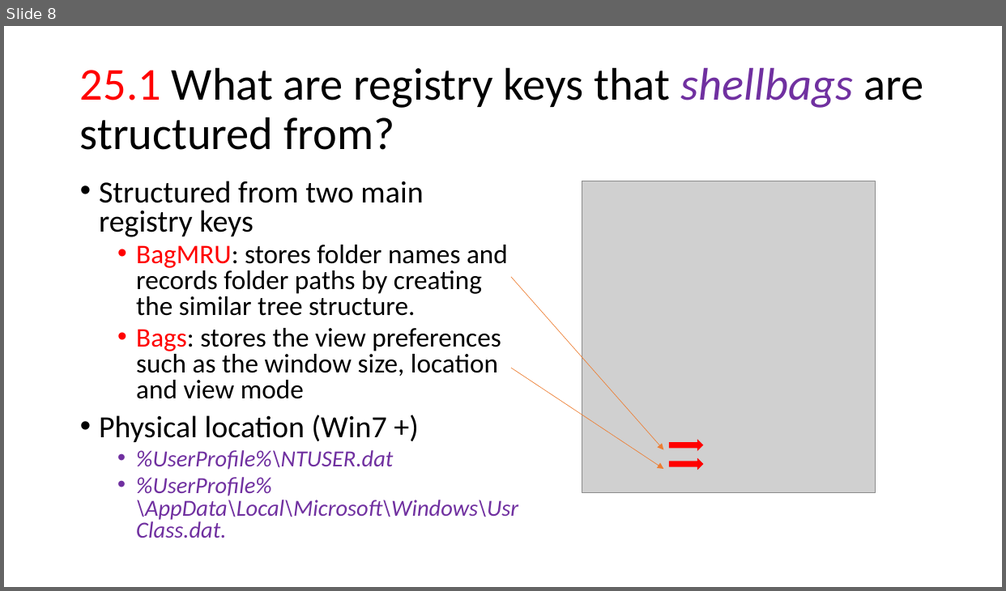
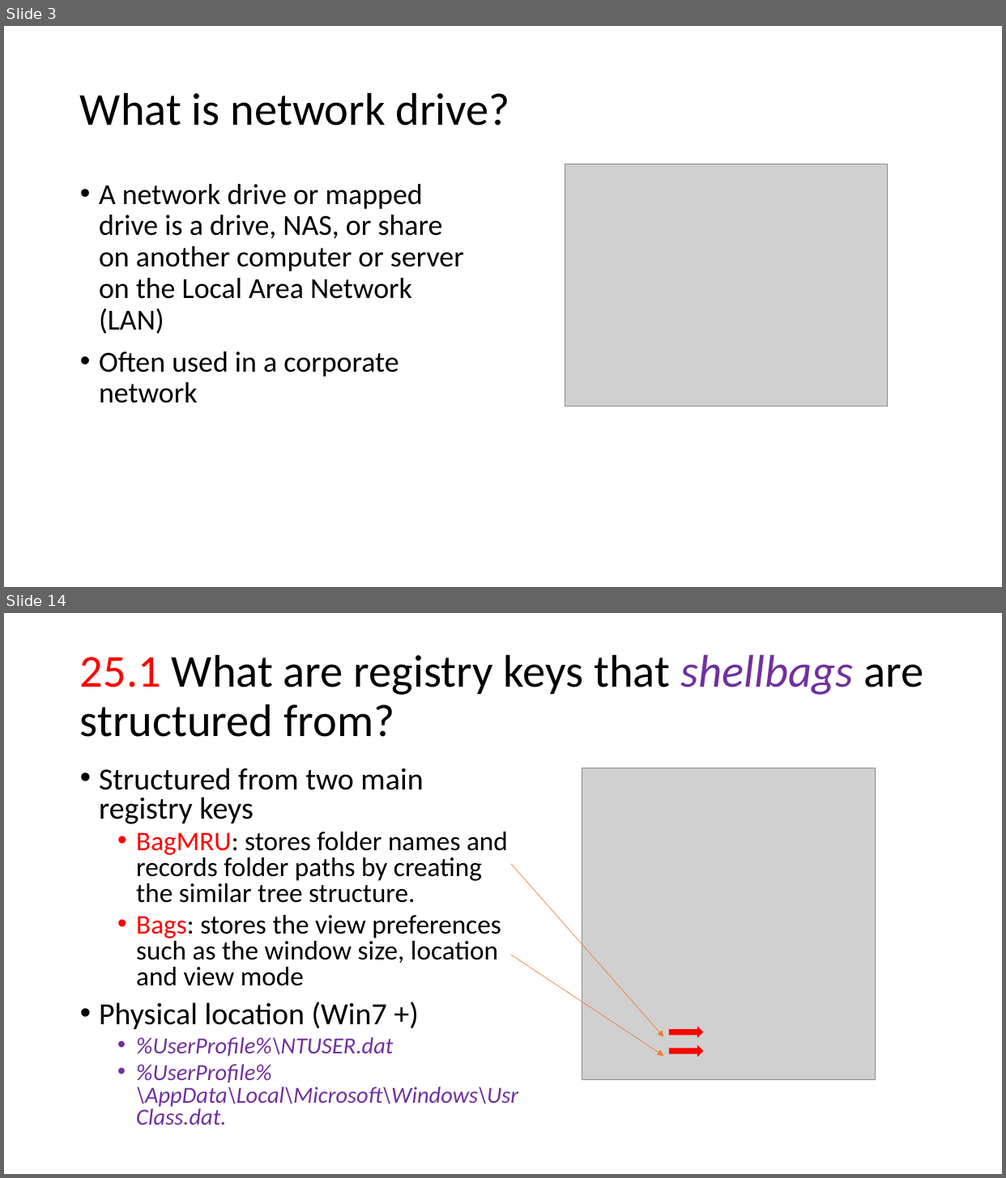
Before and after one commit to frankwxu/digital-forensics-lab, a slide deck: NIST_Data_Leakage_Case/NIST_Data_Leakage_06_Network_Shellbag_Jumplist.pptx. Shown one above the other, each under a label of ours: slide 8 before the commit, slides 3 and 14 after it; the slides between them are not shown. The pictures are 1006x591 and 1006x1178 pixels, drawn with LibreOffice and Linux fonts; fonts in the diff are those of the drawing; grey boxes stand for pictures; background and template pictures are left out. Boxes give left, top, right and bottom in pixels: in the first picture for what was removed or moved away, otherwise in the second. Text is boxed around its words. In the diff, an @@ line names an element or a change of style, - is before the commit and + after.

```diff
--- a/NIST_Data_Leakage_Case/NIST_Data_Leakage_06_Network_Shellbag_Jumplist.pptx
+++ b/NIST_Data_Leakage_Case/NIST_Data_Leakage_06_Network_Shellbag_Jumplist.pptx
@@ slide 3 added at [4, 26, 1002, 587], background #FFFFFF @@
@@ title added at [80, 92, 510, 126], 44 pt, text #000000 @@
+What is network drive?
@@ picture added at [565, 165, 889, 407] @@
@@ text added at [99, 184, 464, 403], 28 pt, text #000000 @@
+• A network drive or mapped drive is a drive, NAS, or share on another computer or server on the Local Area Network (LAN)
+• Often used in a corporate network
@@ what was slide 8 is now slide 14 @@
```
Also in this commit, not shown: 10 slides changed, 8 other slides added, 1 slide removed, 1 other file.
